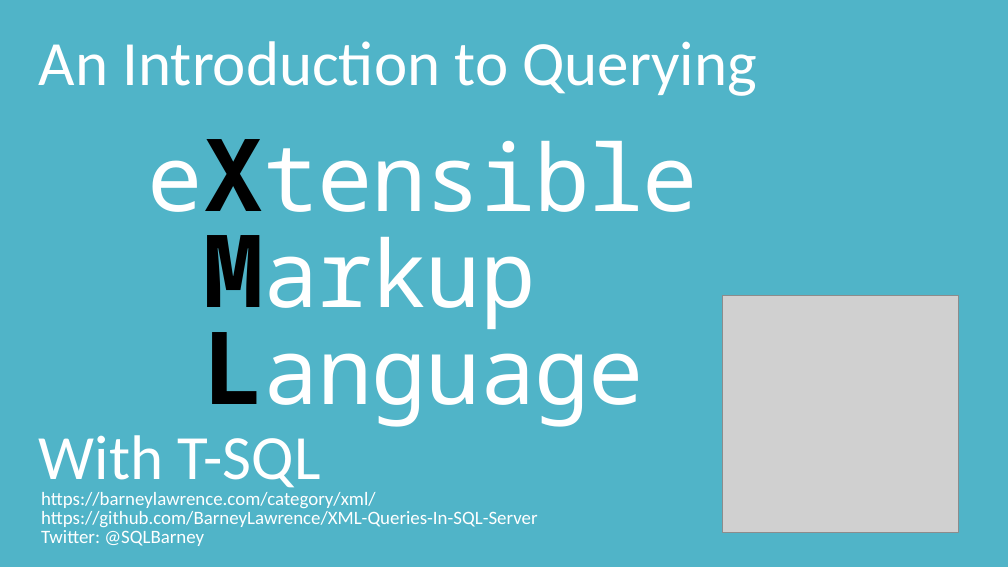
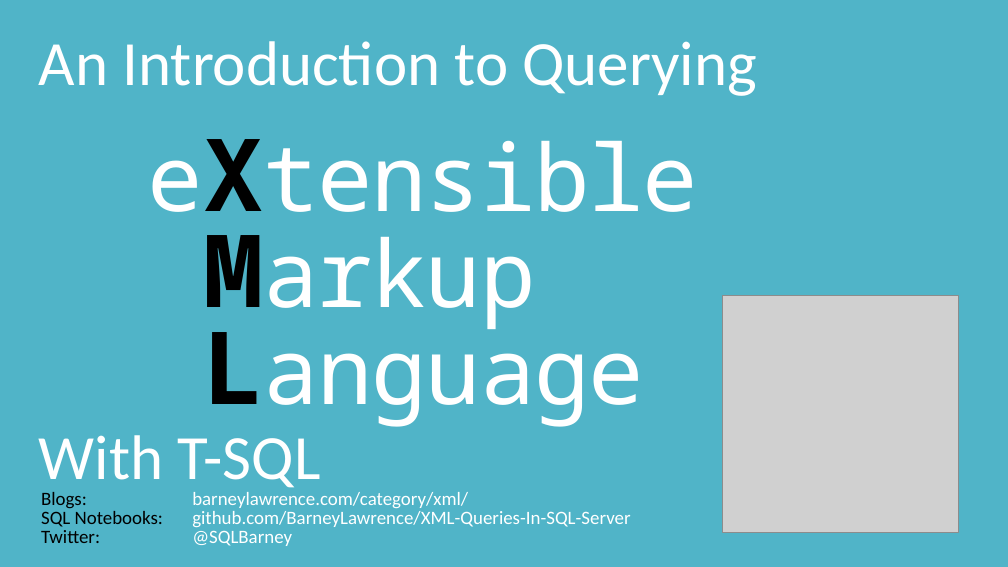
Before and after one commit to BarneyLawrence/XML-Queries-In-SQL-Server, a slide deck: slide 1 of Lightning Talk - An Introduction to Querying XML With T-SQL.pptx. Drawn at 1008x567 pixels with LibreOffice and Linux fonts; fonts in the diff are those of the drawing; grey boxes stand for pictures. Boxes give left, top, right and bottom in pixels: in the first picture for what was removed or moved away, otherwise in the second. Text is boxed around its words. In the diff, an @@ line names an element or a change of style, - is before the commit and + after.

```diff
--- a/Lightning Talk - An Introduction to Querying XML With T-SQL.pptx
+++ b/Lightning Talk - An Introduction to Querying XML With T-SQL.pptx
@@ text at [41, 492, 468, 509]: text changed @@
-https://barneylawrence.com/category/xml/
+Blogs: barneylawrence.com/category/xml/
@@ text at [41, 508, 630, 527]: text changed @@
-https://github.com/BarneyLawrence/XML-Queries-In-SQL-Server
+SQL Notebooks: github.com/BarneyLawrence/XML-Queries-In-SQL-Server
@@ text "Twitter: @SQLBarney" at [41, 530, 292, 546]: text colour #FFFFFF to #000000 in "Twitter:" @@
```
Also in this commit, not shown: 3 other slides changed, 3 slides added.
